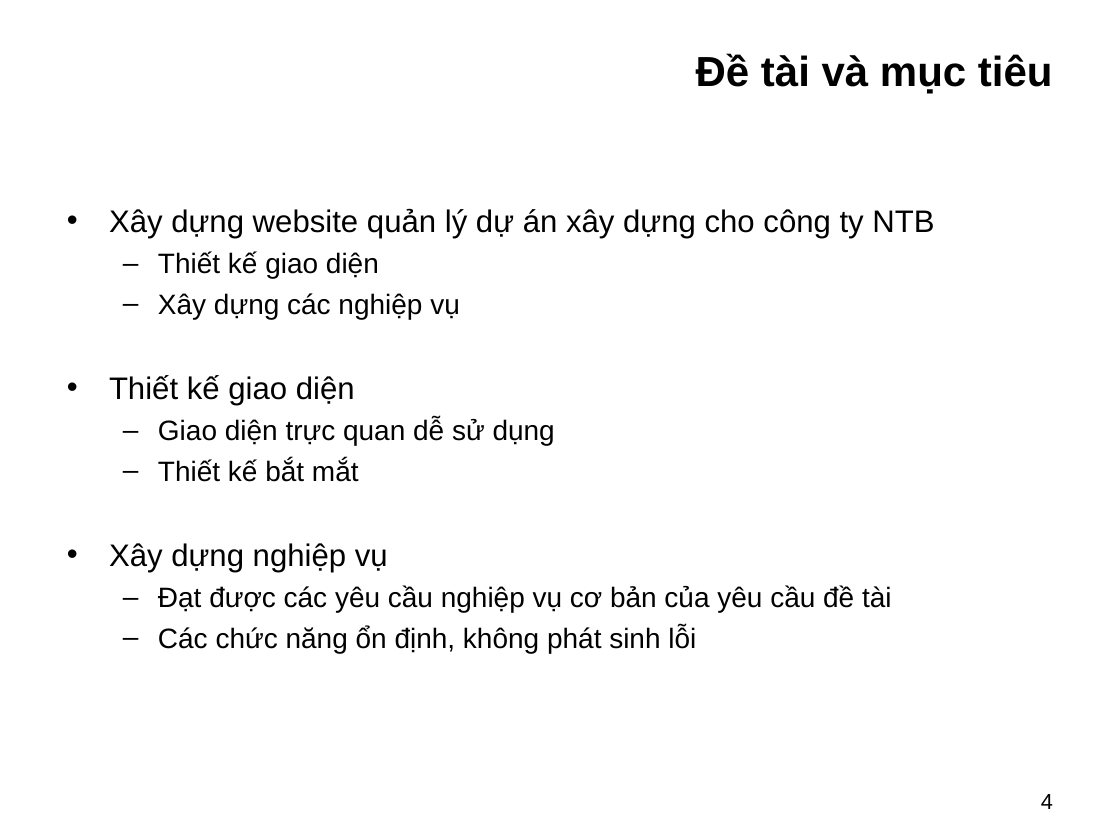
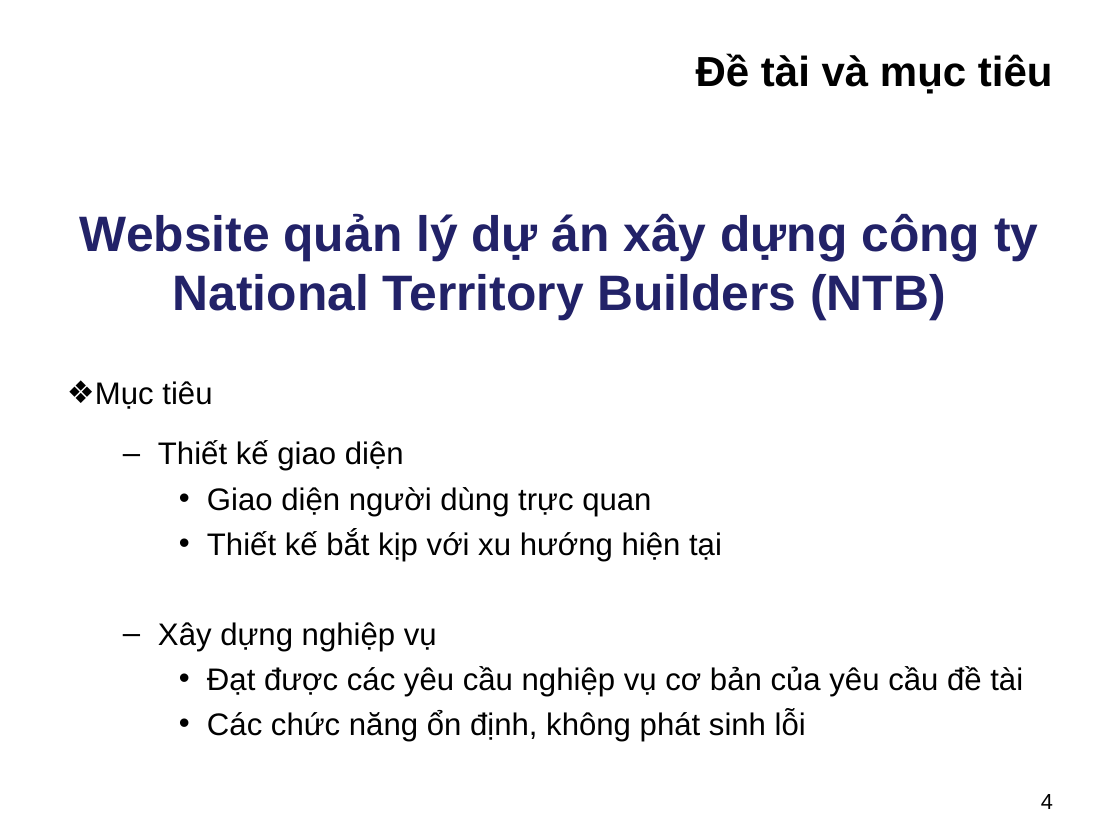
Before and after one commit to FAI-C1212L-SEM4-G1/WebsiteRealEstateNTB, a slide deck: slide 4 of document_other/Slide_Project_SEM4.ppt. Drawn at 1120x840 pixels with LibreOffice and Linux fonts; fonts in the diff are those of the drawing; background and template pictures are left out. Boxes give left, top, right and bottom in pixels: in the first picture for what was removed or moved away, otherwise in the second. Text is boxed around its words. In the diff, an @@ line names an element or a change of style, - is before the commit and + after.

Commit message:
edit bao cao va slide

```diff
--- a/document_other/Slide_Project_SEM4.ppt
+++ b/document_other/Slide_Project_SEM4.ppt
@@ text at [80, 213, 1038, 409]: text changed; size 20 to 32 pt; text colour #000000 to #222268; bold on @@
-• Xây dựng website quản lý dự án xây dựng cho công ty NTB
+Website quản lý dự án xây dựng công ty National Territory Builders (NTB)
+❖ Mục tiêu
@@ text at [158, 440, 1023, 741]: size 18 to 20 pt in "Thiết kế giao diện", "Đạt được các yêu cầu nghiệp vụ ...", "Các chức năng ổn định, không phát ..."; line spacing 1 to 1.4; bullet • to –; list level 1 to 2 in "Xây dựng nghiệp vụ"; bullet – to •; list level 2 to 3 in "Đạt được các yêu cầu ..."; list level 2 to 3 in "Các chức năng ổn định, ..." @@
@@ text at [207, 487, 722, 561]: text changed; size 18 to 20 pt @@
-  – Xây dựng các nghiệp vụ
-• Thiết kế giao diện
-  – Giao diện trực quan dễ sử dụng
-  – Thiết kế bắt mắt
+    • Giao diện người dùng trực quan
+    • Thiết kế bắt kịp với xu hướng hiện tại
```
Also in this commit, not shown: 6 other slides changed, 2 other files.
